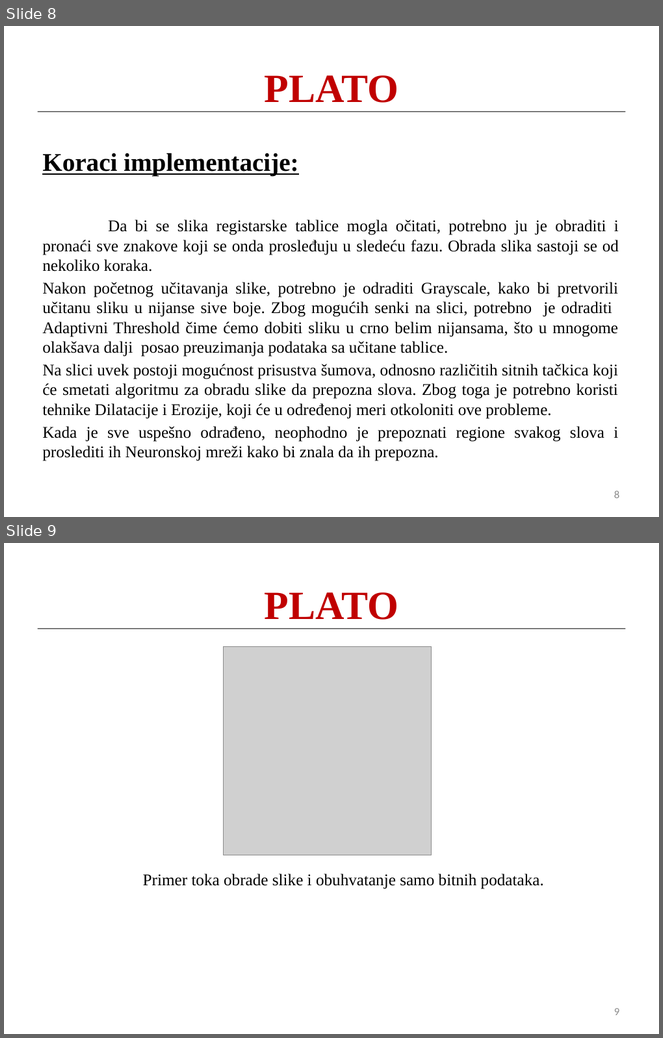
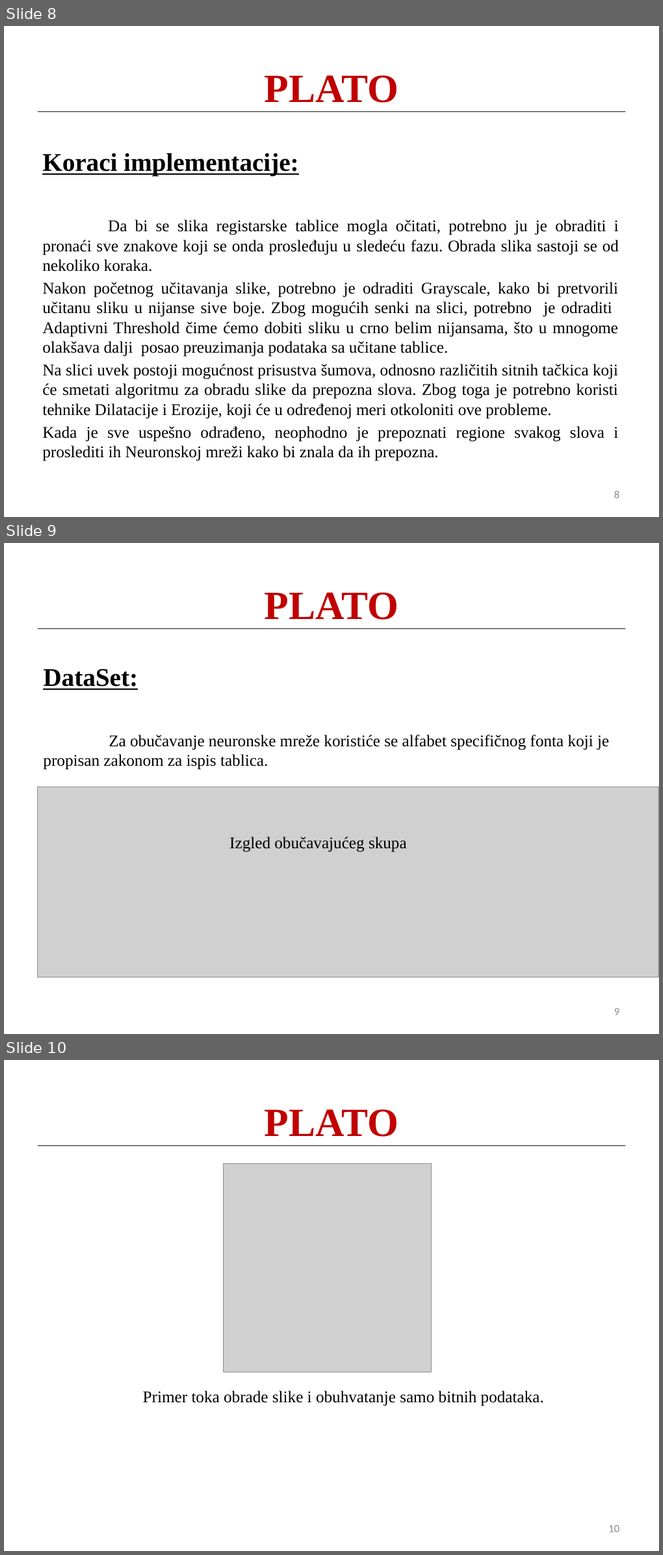
Before and after one commit to DejanUrosevic/SoftProjekat, a slide deck: PLATO.pptx. Shown one above the other, each under a label of ours: slides 8 and 9 before the commit, slides 8, 9 and 10 after it. The pictures are 663x1038 and 663x1555 pixels, drawn with LibreOffice and Linux fonts; fonts in the diff are those of the drawing; grey boxes stand for pictures. Boxes give left, top, right and bottom in pixels: in the first picture for what was removed or moved away, otherwise in the second. Text is boxed around its words. In the diff, an @@ line names an element or a change of style, - is before the commit and + after.

Commit message:
Odradjene izmene na prezentaciji.

```diff
--- a/PLATO.pptx
+++ b/PLATO.pptx
@@ slide 9 added at (x1=4, y1=543, x2=659, y2=1034), background #FFFFFF @@
@@ title added at (x1=265, y1=592, x2=399, y2=620), 44 pt, text #C00000, bold @@
+PLATO
@@ line added from (37, 629) to (626, 629), #000000 0.75 pt @@
@@ text added at (x1=43, y1=669, x2=609, y2=770), 18 pt, text #000000 @@
+DataSet:
+Za obučavanje neuronske mreže koristiće se alfabet specifičnog fonta koji je propisan zakonom za ispis tablica.
@@ picture added at (x1=37, y1=787, x2=659, y2=977) @@
@@ text added at (x1=230, y1=837, x2=407, y2=852), 18 pt, text #000000 @@
+Izgled obučavajućeg skupa
@@ page number added at (x1=614, y1=1008, x2=620, y2=1016), 12 pt, text #8C8C8C @@
+9
@@ what was slide 9 is now slide 10 @@
@@ page number at (x1=608, y1=1525, x2=620, y2=1533): text changed @@
-9
+10
```
